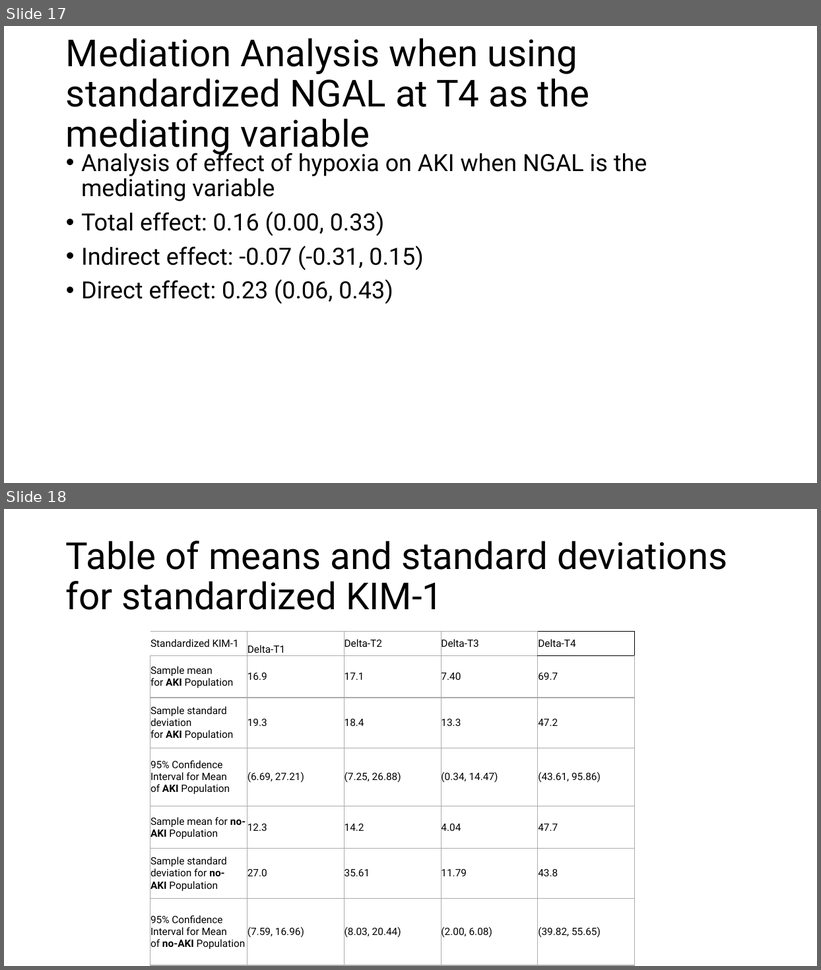
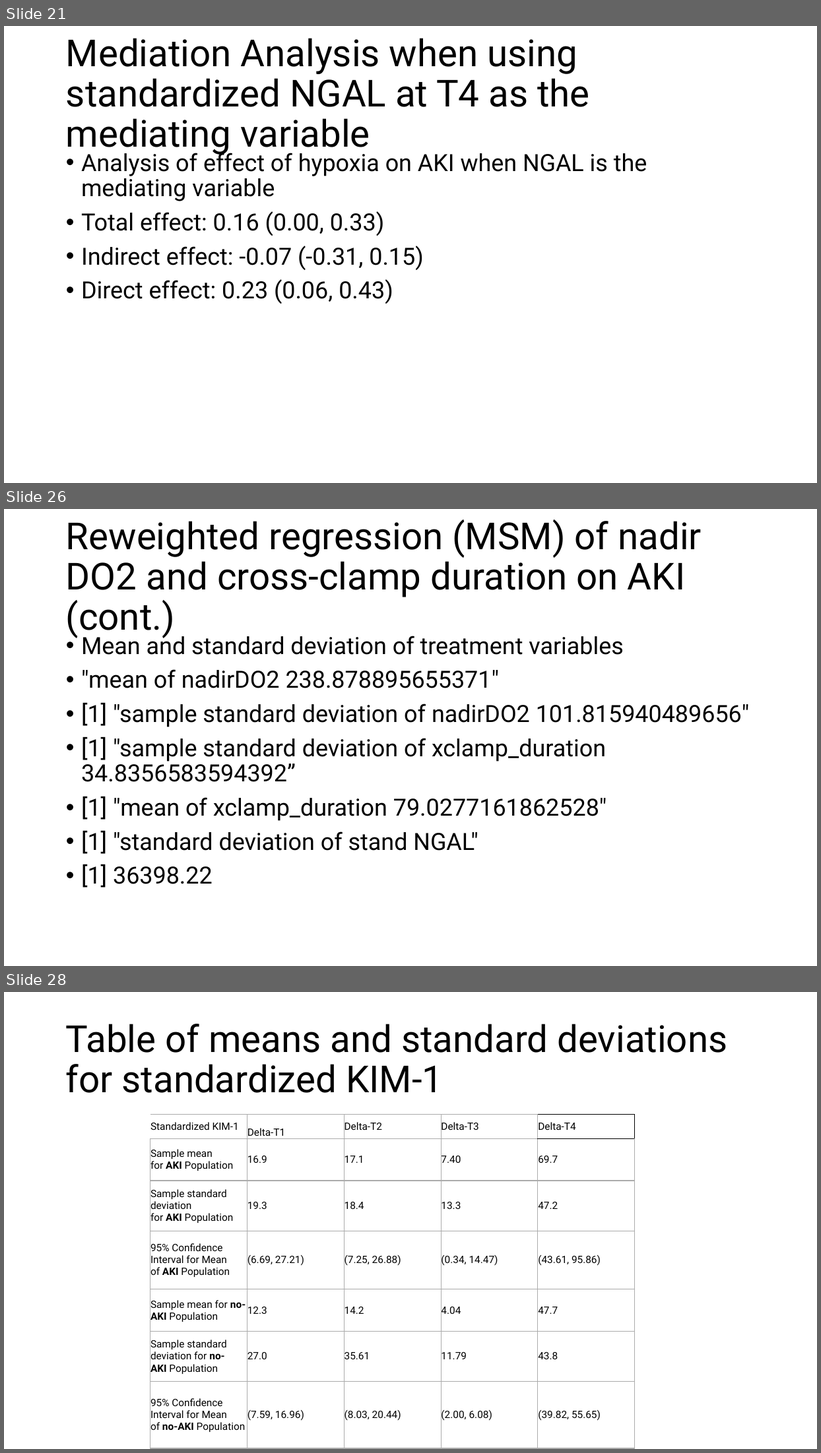
Before and after one commit to jacobmchen/imputation_pipeline, a slide deck: exploratory_analysis/plots/compare_plots.pptx. Shown one above the other, each under a label of ours: slides 17 and 18 before the commit, slides 21, 26 and 28 after it; the slides between them are not shown. The pictures are 821x970 and 821x1453 pixels, drawn with LibreOffice and Linux fonts; fonts in the diff are those of the drawing. Boxes give left, top, right and bottom in pixels: in the first picture for what was removed or moved away, otherwise in the second. Text is boxed around its words. In the diff, an @@ line names an element or a change of style, - is before the commit and + after.

```diff
--- a/exploratory_analysis/plots/compare_plots.pptx
+++ b/exploratory_analysis/plots/compare_plots.pptx
@@ slide 26 added at (x1=4, y1=509, x2=817, y2=966), background #FFFFFF @@
@@ title added at (x1=66, y1=520, x2=701, y2=638), 44 pt, text #000000 @@
+Reweighted regression (MSM) of nadir DO2 and cross-clamp duration on AKI (cont.)
@@ text added at (x1=81, y1=632, x2=750, y2=888), 28 pt, text #000000 @@
+• Mean and standard deviation of treatment variables
+• "mean of nadirDO2 238.878895655371"
+• [1] "sample standard deviation of nadirDO2 101.815940489656"
+• [1] "sample standard deviation of xclamp_duration 34.8356583594392”
+• [1] "mean of xclamp_duration 79.0277161862528"
+• [1] "standard deviation of stand NGAL"
+• [1] 36398.22
@@ what was slide 17 is now slide 21 @@
@@ what was slide 18 is now slide 28 @@
```
Also in this commit, not shown: 9 other slides added.
